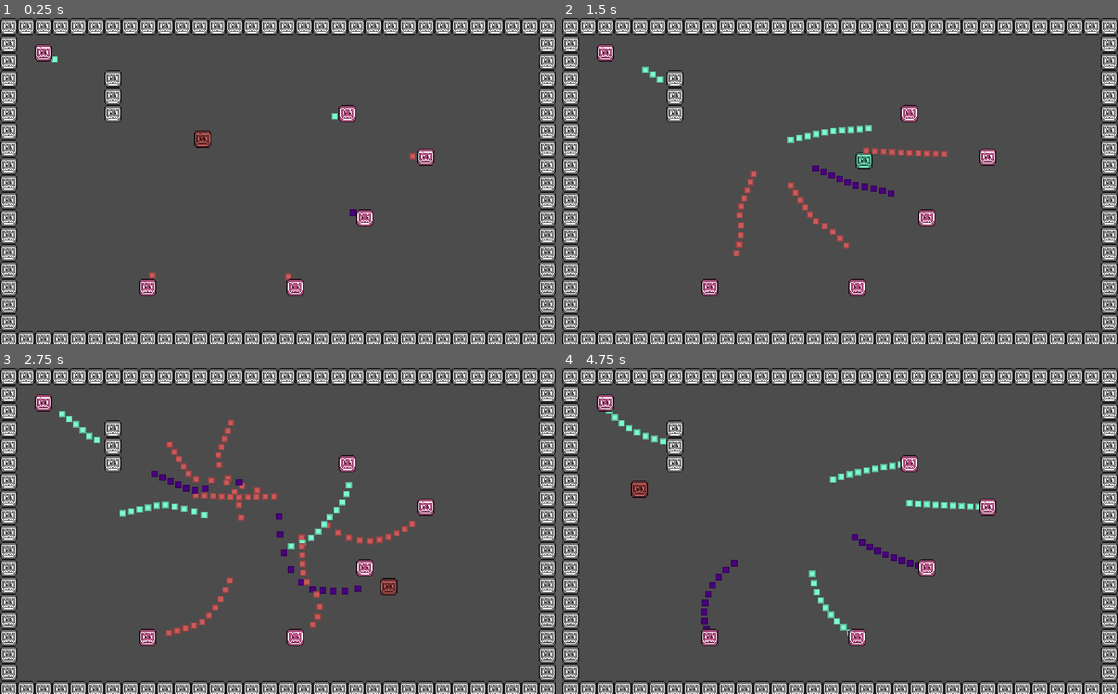
Above: before the commit, frames 1-4 (two rows, left to right).
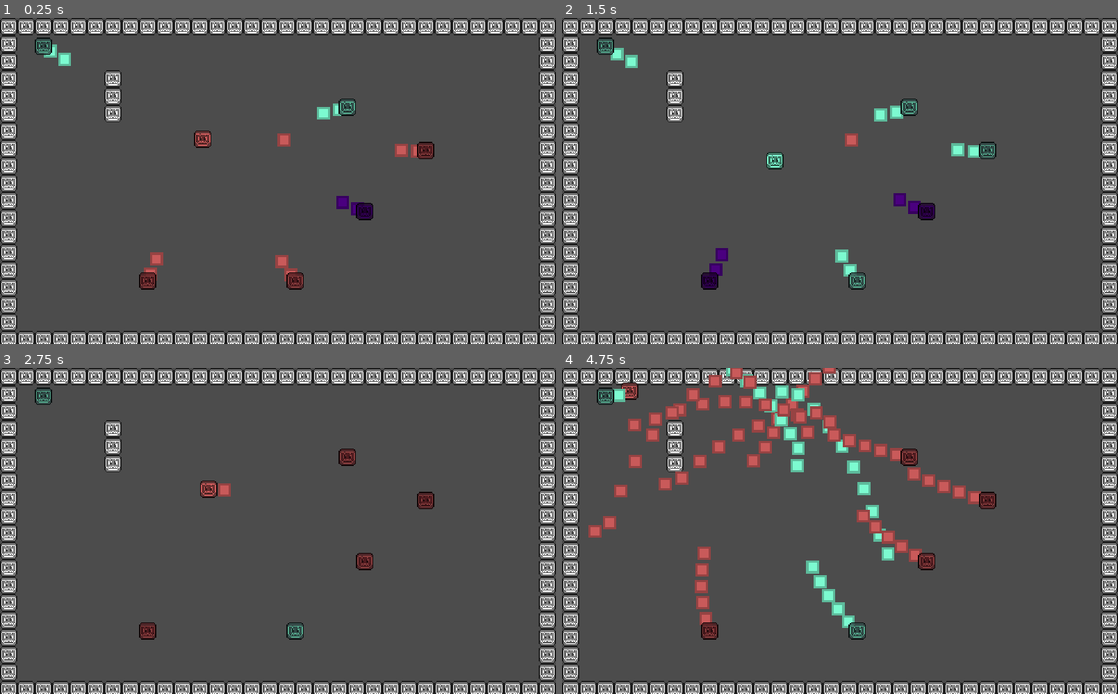
Above: after the commit, the same moments.

Repository: mewore/rgb-squad
Game: Godot game, scene res://Game.tscn
Same seed, same stepped clock (60 frames per second), same inputs: the game is played once before the commit and once after it.
Inputs:
- Up to frame 1 (0.25 s): no input
- Up to frame 2 (1.5 s): tap Enter at 0.5 s; hold Right (move_right) 0.53-1.28 s; hold D (set_blue) 0.53-1.28 s; tap S (set_green) at 0.8, 1.35 s; hold Down (move_down) from 1.28 s (still down)
- Up to frame 3 (2.75 s): tap A (set_red) at 1.55 s; release Down (move_down) at 2.03 s; hold Right (move_right) from 2.03 s (still down); hold A (set_red) from 2.03 s (still down); tap Z (shoot, bound only after the commit) at 2.3 s
- Up to frame 4 (4.75 s): release Right (move_right) at 2.78 s; release A (set_red) at 2.78 s; hold Up (move_up) 2.78-3.53 s; tap Z (shoot, bound only after the commit) at 2.85 s; tap D (set_blue) at 3.05 s; hold D (set_blue) 3.53-4.28 s; hold Left (move_left) from 3.53 s (still down); tap S (set_green) at 3.8, 4.35 s; tap A (set_red) at 4.55 s

The runs differ from the first frame. In frame 1, 2.2% of the frame differs, in the area x 6-79%, y 5-86%; in frame 2, 3.9%; in frame 3, 3.9%; in frame 4, 9.1%, in the area x 4-79%, y 0-86%.

Commit message:
The player can shoot too

Diff:
--- a/entities/bullet/Bullet.tscn
+++ b/entities/bullet/Bullet.tscn
@@ -53,11 +53,13 @@
 shape = SubResource( 2 )
 
 [node name="Polygon2D" type="Polygon2D" parent="."]
+position = Vector2( 0, -2.59569 )
 scale = Vector2( 0.5, 0.5 )
 color = Color( 0.98, 0.98, 0.98, 1 )
 polygon = PoolVector2Array( -4, -4, 4, -4, 4, 4, -4, 4 )
 
 [node name="Polygon2D2" type="Polygon2D" parent="."]
+position = Vector2( 0, -2.59569 )
 scale = Vector2( 0.5, 0.5 )
 color = Color( 0.73, 0.73, 0.73, 1 )
 invert_enable = true
--- a/entities/bullet/EnemyBullet.tscn
+++ b/entities/bullet/EnemyBullet.tscn
@@ -4,6 +4,7 @@
 
 [node name="EnemyBullet" instance=ExtResource( 1 )]
 modulate = Color( 1, 0.18, 0.4875, 1 )
+scale = Vector2( 2, 2 )
 collision_mask = 2
 
 [node name="Attack" parent="." index="1"]
--- a/entities/bullet/PlayerBullet.tscn
+++ b/entities/bullet/PlayerBullet.tscn
@@ -4,7 +4,7 @@
 
 [node name="PlayerBullet" instance=ExtResource( 1 )]
 modulate = Color( 0.861953, 1, 0.43, 1 )
-collides_with_walls = true
+scale = Vector2( 2, 2 )
 
 [node name="Attack" parent="." index="1"]
 collision_mask = 32
--- a/entities/enemy/Enemy.gd
+++ b/entities/enemy/Enemy.gd
@@ -5,7 +5,30 @@
 export(PackedScene) var BULLET_SCENE: PackedScene
 onready var PLAYER: Node2D = Global.get_player()
 onready var BULLET_CONTAINER: Node2D = Global.get_bullet_container()
+
+export(float) var MAX_HP: int = 3
+var hp = MAX_HP
+
+onready var SPRITE: Sprite = $Sprite
+var COLOUR_MAP: Dictionary = {
+    Types.RgbColour.RED: Color.indianred,
+    Types.RgbColour.GREEN: Color.aquamarine,
+    Types.RgbColour.BLUE: Color.indigo,
+}
 var colour: int = randi() % 3
+onready var HURTBOX: Area2D = $Hurtbox
+onready var INITIAL_PHYSICS_LAYER: int = HURTBOX.collision_layer
+
+func _ready() -> void:
+    update_colour()
+
+func set_colour(new_colour: int) -> void:
+    colour = new_colour
+    update_colour()
+
+func update_colour() -> void:
+    SPRITE.self_modulate = COLOUR_MAP[colour]
+    HURTBOX.collision_layer = INITIAL_PHYSICS_LAYER << colour
 
 func shoot_at_player(speed: float) -> void:
     var bullet: Bullet = BULLET_SCENE.instance()
@@ -13,3 +36,9 @@
     bullet.speed = (PLAYER.position - self.position).normalized() * speed
     bullet.colour = colour
     BULLET_CONTAINER.add_child(bullet)
+
+func take_damage(damage: int) -> void:
+    print("Taking damage!")
+    hp -= damage
+    if hp <= 0:
+        queue_free()
--- a/entities/enemy/Shooter.tscn
+++ b/entities/enemy/Shooter.tscn
@@ -1,16 +1,20 @@
-[gd_scene load_steps=6 format=2]
+[gd_scene load_steps=7 format=2]
 
 [ext_resource path="res://entities/enemy/enemy.png" type="Texture" id=1]
 [ext_resource path="res://entities/StateMachine.gd" type="Script" id=2]
 [ext_resource path="res://entities/enemy/Enemy.gd" type="Script" id=3]
 [ext_resource path="res://entities/enemy/states/Shooting.gd" type="Script" id=4]
-[ext_resource path="res://entities/bullet/SolidEnemyBullet.tscn" type="PackedScene" id=5]
+[ext_resource path="res://entities/bullet/EnemyBullet.tscn" type="PackedScene" id=5]
+
+[sub_resource type="CircleShape2D" id=1]
+radius = 7.13452
 
 [node name="Shooter" type="Node2D"]
 script = ExtResource( 3 )
 BULLET_SCENE = ExtResource( 5 )
 
 [node name="Sprite" type="Sprite" parent="."]
+position = Vector2( 0, -6 )
 texture = ExtResource( 1 )
 
 [node name="StateMachine" type="Node" parent="."]
@@ -29,6 +33,14 @@
 [node name="Reload" type="Timer" parent="StateMachine/Shooting"]
 wait_time = 0.5
 one_shot = true
+
+[node name="Hurtbox" type="Area2D" parent="."]
+monitoring = false
+collision_layer = 32
+collision_mask = 0
+
+[node name="CollisionShape2D" type="CollisionShape2D" parent="Hurtbox"]
+shape = SubResource( 1 )
 [connection signal="timeout" from="StateMachine/Shooting/Cooldown" to="StateMachine/Shooting" method="_on_Cooldown_timeout"]
 [connection signal="timeout" from="StateMachine/Shooting/Duration" to="StateMachine/Shooting" method="_on_Duration_timeout"]
 [connection signal="timeout" from="StateMachine/Shooting/Reload" to="StateMachine/Shooting" method="_on_Reload_timeout"]
--- a/entities/enemy/states/Shooting.gd
+++ b/entities/enemy/states/Shooting.gd
@@ -14,7 +14,7 @@
     RELOAD.stop()
 
 func _on_Cooldown_timeout():
-    enemy.shoot_at_player(80.0)
+    enemy.shoot_at_player(150.0)
 
 func _on_Duration_timeout():
     COOLDOWN.stop()
--- a/entities/player/Player.gd
+++ b/entities/player/Player.gd
@@ -1,6 +1,13 @@
 extends KinematicBody2D
 
 class_name Player
+
+onready var BULLET_CONTAINER: Node2D = Global.get_bullet_container()
+export(PackedScene) var BULLET_SCENE: PackedScene
+const BULLET_SPEED: float = 300.0
+var shooting_angle: float = 0
+var is_shooting: bool = false setget set_is_shooting
+onready var SHOOT_COOLDOWN_TIMER: Timer = $ShootCooldown
 
 onready var SPRITE: Sprite = $Sprite
 var COLOUR_MAP: Dictionary = {
@@ -8,24 +15,17 @@
     Types.RgbColour.GREEN: Color.aquamarine,
     Types.RgbColour.BLUE: Color.indigo,
 }
-export(Types.RgbColour) var colour: int = Types.RgbColour.RED
+export(Types.RgbColour) var colour: int = Types.RgbColour.RED setget set_colour
 
 onready var HURTBOX: Area2D = $Hurtbox
 onready var INITIAL_PHYSICS_LAYER: int = HURTBOX.collision_layer
 
 func _ready() -> void:
     update_colour()
+    self.is_shooting = true
 
-func set_red() -> void:
-    colour = Types.RgbColour.RED
-    update_colour()
-
-func set_green() -> void:
-    colour = Types.RgbColour.GREEN
-    update_colour()
-
-func set_blue() -> void:
-    colour = Types.RgbColour.BLUE
+func set_colour(new_colour: int) -> void:
+    colour = new_colour
     update_colour()
 
 func update_colour() -> void:
@@ -34,3 +34,23 @@
 
 func take_damage(damage: int) -> void:
     Global.player_hp -= damage
+
+func set_is_shooting(new_is_shooting: bool) -> void:
+    if new_is_shooting != is_shooting:
+        is_shooting = new_is_shooting
+        if is_shooting and SHOOT_COOLDOWN_TIMER.is_stopped():
+            shoot()
+            SHOOT_COOLDOWN_TIMER.start()
+
+func _on_ShootCooldown_timeout() -> void:
+    if is_shooting:
+        shoot()
+    else:
+        SHOOT_COOLDOWN_TIMER.stop()
+
+func shoot() -> void:
+    var bullet: Bullet = BULLET_SCENE.instance()
+    bullet.position = self.position
+    bullet.speed = Vector2.RIGHT.rotated(shooting_angle) * BULLET_SPEED
+    bullet.colour = colour
+    BULLET_CONTAINER.add_child(bullet)
--- a/entities/player/Player.tscn
+++ b/entities/player/Player.tscn
@@ -1,9 +1,10 @@
-[gd_scene load_steps=8 format=2]
+[gd_scene load_steps=9 format=2]
 
 [ext_resource path="res://entities/player/Player.gd" type="Script" id=1]
 [ext_resource path="res://entities/player/player.png" type="Texture" id=2]
 [ext_resource path="res://entities/StateMachine.gd" type="Script" id=3]
 [ext_resource path="res://entities/player/states/Moving.gd" type="Script" id=4]
+[ext_resource path="res://entities/bullet/PlayerBullet.tscn" type="PackedScene" id=5]
 
 [sub_resource type="CircleShape2D" id=1]
 radius = 6.0
@@ -17,6 +18,7 @@
 [node name="Player" type="KinematicBody2D"]
 collision_layer = 0
 script = ExtResource( 1 )
+BULLET_SCENE = ExtResource( 5 )
 
 [node name="CollisionShape2D" type="CollisionShape2D" parent="."]
 position = Vector2( 0, -3 )
@@ -59,3 +61,7 @@
 [node name="CollisionShape2D" type="CollisionShape2D" parent="Hurtbox"]
 position = Vector2( 0, -3.77976 )
 shape = SubResource( 3 )
+
+[node name="ShootCooldown" type="Timer" parent="."]
+wait_time = 0.2
+[connection signal="timeout" from="ShootCooldown" to="." method="_on_ShootCooldown_timeout"]
--- a/entities/player/states/Moving.gd
+++ b/entities/player/states/Moving.gd
@@ -8,15 +8,22 @@
 func physics_process(delta: float) -> void:
     var input_x: int = (1 if Input.is_action_pressed("move_right") else 0) - (1 if Input.is_action_pressed("move_left") else 0)
     var input_y: int = (1 if Input.is_action_pressed("move_down") else 0) - (1 if Input.is_action_pressed("move_up") else 0)
+    var input_vector: Vector2 = Vector2(input_x, input_y)
+
+    if input_x or input_y:
+        player.shooting_angle = input_vector.angle()
+
+    player.is_shooting = Input.is_action_pressed("shoot")
+
     # Not normalizing the target speed vector on purpose
-    var target_speed: Vector2 = Vector2(input_x, input_y) * MAX_SPEED
+    var target_speed: Vector2 = input_vector * MAX_SPEED
     motion = motion.move_toward(target_speed, ACCELERATION * delta)
     motion = player.move_and_slide(motion)
 
 func unhandled_input(event: InputEvent) -> void:
     if event.is_action_pressed("set_red"):
-        player.set_red()
+        player.set_colour(Types.RgbColour.RED)
     elif event.is_action_pressed("set_green"):
-        player.set_green()
+        player.set_colour(Types.RgbColour.GREEN)
     elif event.is_action_pressed("set_blue"):
-        player.set_blue()
+        player.set_colour(Types.RgbColour.BLUE)
--- a/project.godot
+++ b/project.godot
@@ -146,6 +146,11 @@
 "events": [ Object(InputEventKey,"resource_local_to_scene":false,"resource_name":"","device":0,"alt":false,"shift":false,"control":false,"meta":false,"command":false,"pressed":false,"scancode":68,"unicode":0,"echo":false,"script":null)
  ]
 }
+shoot={
+"deadzone": 0.5,
+"events": [ Object(InputEventKey,"resource_local_to_scene":false,"resource_name":"","device":0,"alt":false,"shift":false,"control":false,"meta":false,"command":false,"pressed":false,"scancode":90,"unicode":0,"echo":false,"script":null)
+ ]
+}
 
 [layer_names]
 
Binary file changed: entities/enemy/enemy.png
Not shown, changed: README.md
Not shown, added: entities/enemy/enemy.png.kra
